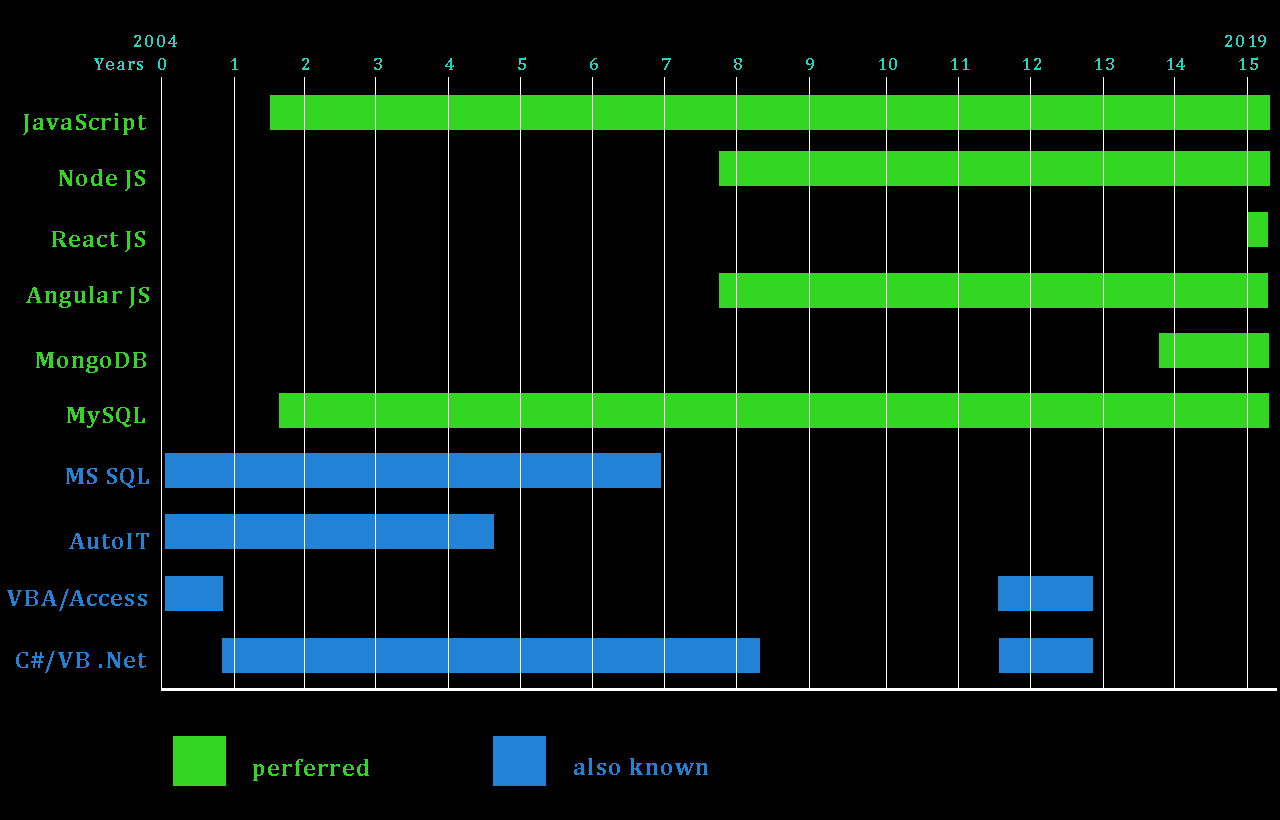
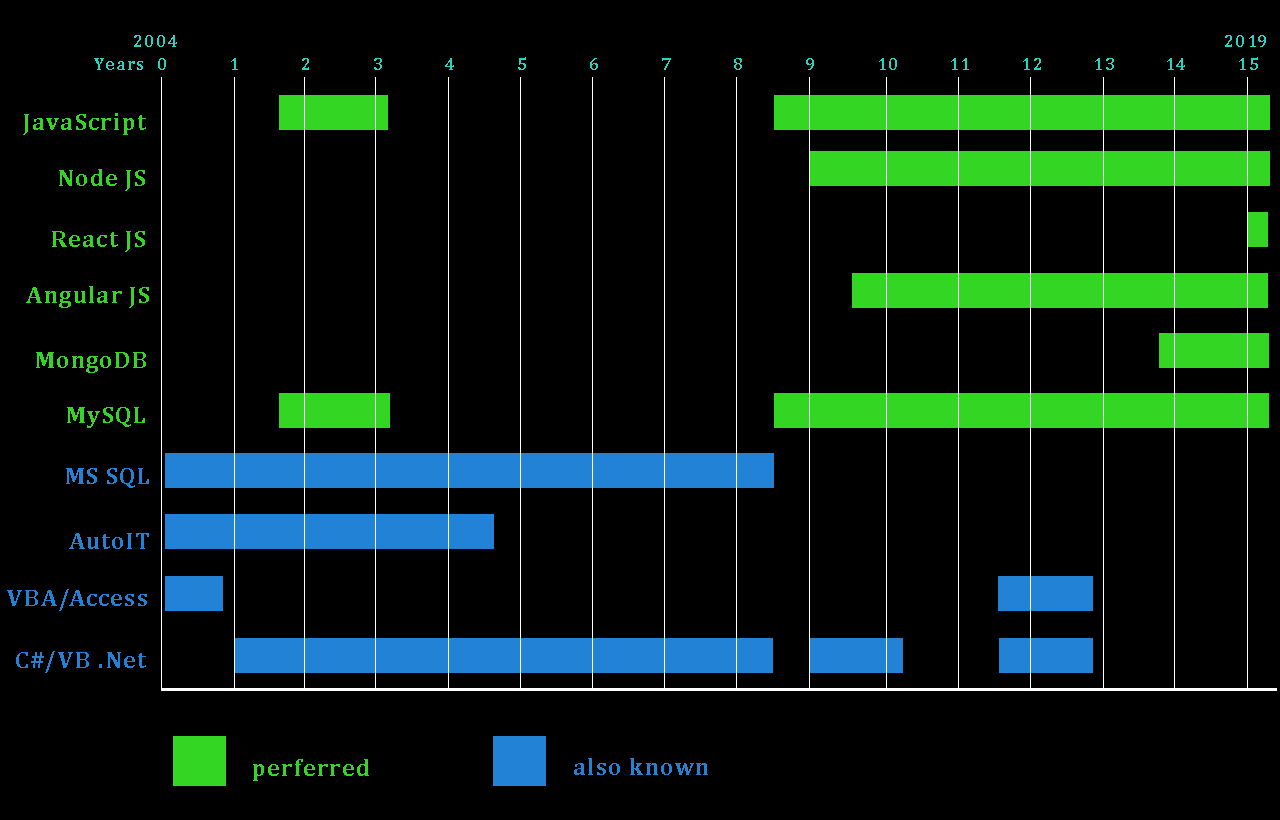
Two versions of the same layered image (1280 × 820). Layer-by-layer changes:
painted on "JavaScript line" over (270, 95, 774, 130)
painted on "mysql line" over (390, 393, 774, 428)
painted on "ms sql line" over (661, 453, 774, 488)
added layer "ms line" above "net line copy" over (760, 638, 773, 673)
painted on "net line" over (222, 638, 903, 673)
painted on "angular line" over (719, 273, 852, 308)
painted on "node line" over (719, 151, 809, 186)
